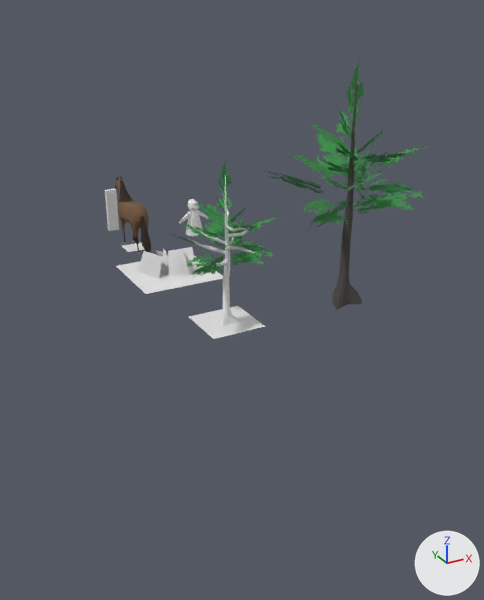
The Blender file _files/models.blend as it was, and as the next commit left it.
Rendered twice from a 50 mm camera at (-9.7, -27.9, 10.1) aimed at (0.6, -9.0, 0.7). Arrows for +X, +Y and +Z are at lower right; the lights stay in place.

The older version as bpy lines, for what is in view:
```python
me_cube_001 = bpy.data.meshes.new('Cube.001')
me_cube_001.from_pydata(...)  # 270 vertices, 240 faces; spans x -0.01..0.41, y -1.76..2.08, z 0.0..2.97
me_cube_001.polygons.foreach_set('use_smooth', [True] * 240)
me_cube_001.materials.append(mat_mat_horse)  # picture img_tex_horse
me_cube_004 = bpy.data.meshes.new('Cube.004')
me_cube_004.from_pydata(...)  # 290 vertices, 199 faces; spans x -3.04..3.35, y -2.86..3.08, z -0.35..8.86
# faces by material slot: [138, 61]
me_cube_004.materials.append(mat_mat_leaves)
me_cube_004.materials.append(mat_mat_tree)  # dark grey #4e4a49
me_plane = bpy.data.meshes.new('Plane')
me_plane.from_pydata([(-1.71, -1.71, 0.16), (1.71, -1.71, 0.16), (-1.71, 1.71, 0.16), (1.71, 1.71, 0.16)], [], [(0, 1, 3, 2)])
ob_horse = bpy.data.objects.new('Horse', me_cube_001)
ob_horse.location = (0.0, 0.0, 0.0)
_m = ob_horse.modifiers.new('Mirror', 'MIRROR')
_m.use_bisect_axis = (True, False, False)
ob_mdl_selection = bpy.data.objects.new('mdl_selection', me_plane)
ob_mdl_selection.location = (0.0, -4.0, 0.0)
ob_mdl_tree = bpy.data.objects.new('mdl_tree', me_cube_004)
ob_mdl_tree.location = (5.0, -9.0, 0.0)
# also in view: 'Plane' at (0.0, -9.0, 0.0); 'mdl_grass' at (0.0, -3.7, 0.6); 'mdl_tree.001' at (0.2, -9.0, 2.5)
```
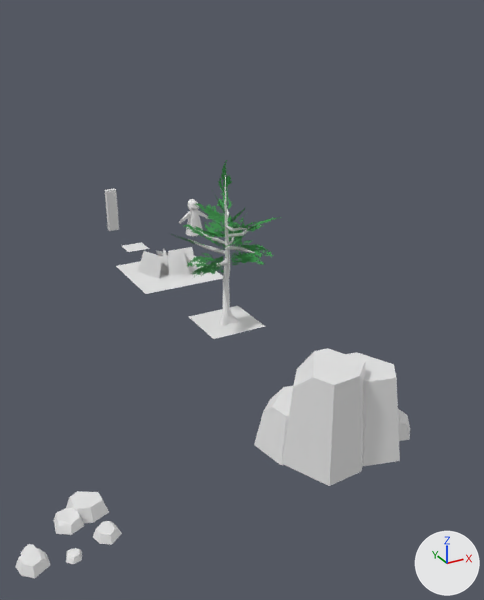
Edits to the scene script, one JSON object a line:
```json
{"op": "add", "block": "me_cube_006", "code": ["me_cube_006 = bpy.data.meshes.new('Cube.006')", "me_cube_006.from_pydata(...)  # 80 vertices, 53 faces; spans x -1.76..0.53, y -1.74..0.41, z -0.78..-0.44"]}
{"op": "add", "block": "me_cube_005", "code": ["me_cube_005 = bpy.data.meshes.new('Cube.005')", "me_cube_005.from_pydata(...)  # 112 vertices, 73 faces; spans x -2.0..2.43, y -2.01..1.61, z -1.19..1.76"]}
{"op": "add", "block": "ob_horse", "code": "ob_horse.hide_set(True)  # its collection is switched off"}
{"op": "add", "block": "ob_mdl_tree", "code": "ob_mdl_tree.hide_set(True)  # its collection is switched off"}
{"op": "add", "block": "ob_mdl_rocks_small", "code": ["ob_mdl_rocks_small = bpy.data.objects.new('mdl_rocks_small', me_cube_006)", "ob_mdl_rocks_small.location = (-7.0, -15.0, 0.0)"]}
{"op": "add", "block": "ob_mdl_rock", "code": ["ob_mdl_rock = bpy.data.objects.new('mdl_rock', me_cube_005)", "ob_mdl_rock.location = (0.0, -15.0, 0.0)"]}
```

Where the change shows, as pixel boxes [x1, y1, x2, y2] in the pictures (484 x 600 px):
```json
{"object": "mdl_rock", "change": "added", "after": [254, 348, 410, 486]}
{"object": "mdl_tree", "change": "hidden", "before": [264, 60, 427, 310]}
{"object": "mdl_rocks_small", "change": "added", "after": [15, 491, 122, 578]}
{"object": "Horse", "change": "hidden", "before": [115, 176, 151, 254], "on screen": "brown"}
```
